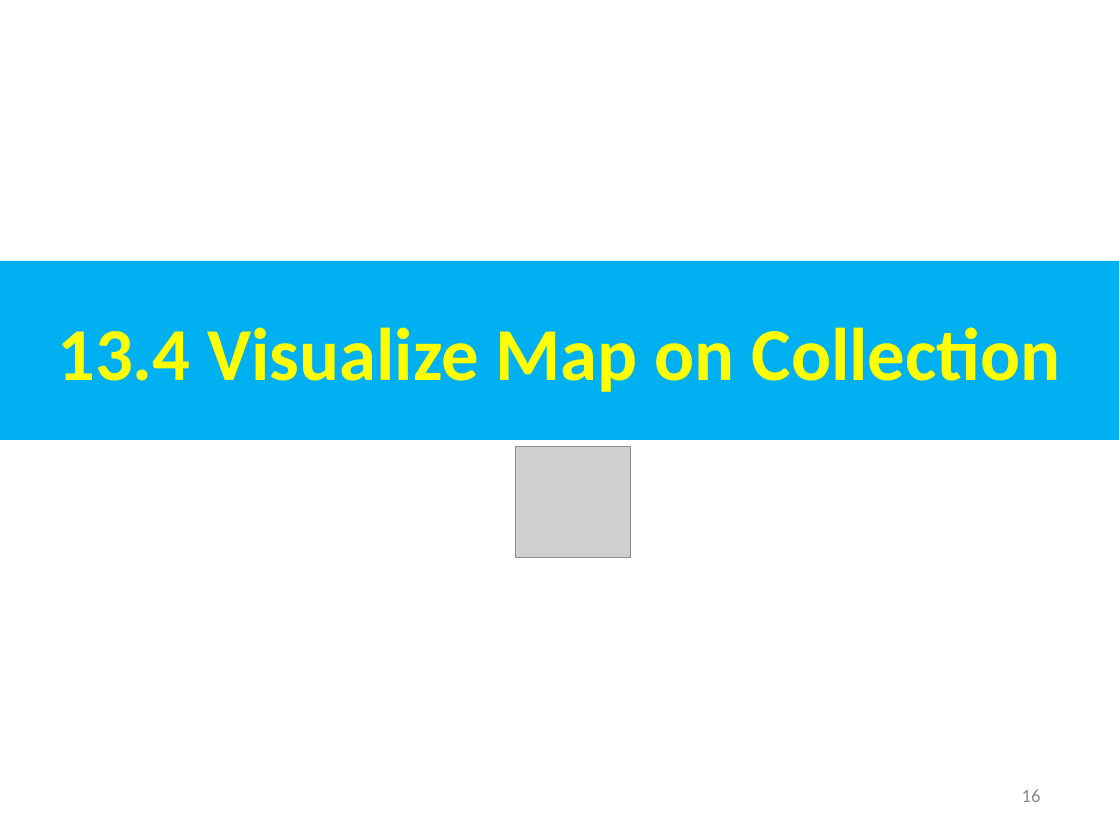
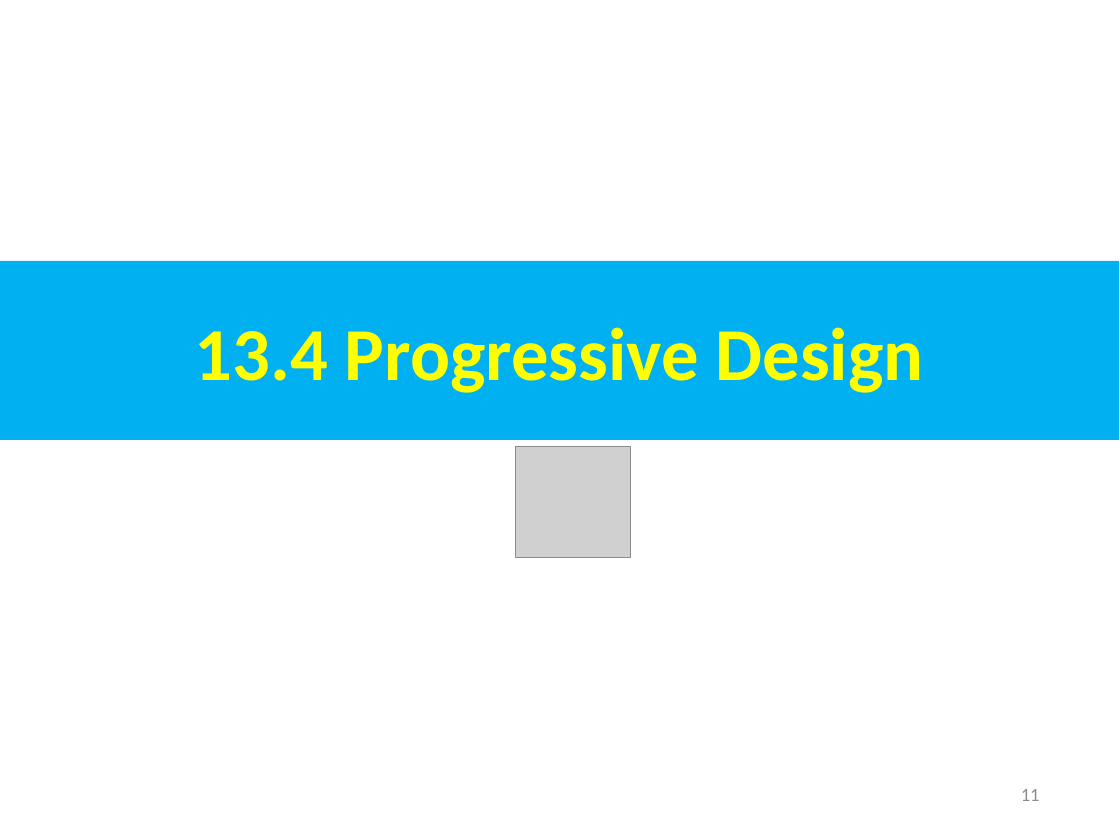
Before and after one commit to peterhchen/AIU_CS800_Chisel, a slide deck: slide 11 of 500_UCSC_HWD/013_Queue/001_Video/013.Queue.ppt (slide 16 before the commit). Drawn at 1120x840 pixels with LibreOffice and Linux fonts; fonts in the diff are those of the drawing; grey boxes stand for pictures. Boxes give left, top, right and bottom in pixels: in the first picture for what was removed or moved away, otherwise in the second. Text is boxed around its words. In the diff, an @@ line names an element or a change of style, - is before the commit and + after.

```diff
--- a/500_UCSC_HWD/013_Queue/001_Video/013.Queue.ppt
+++ b/500_UCSC_HWD/013_Queue/001_Video/013.Queue.ppt
@@ text in rectangle at (195, 327, 924, 393): text changed @@
-13.4 Visualize Map on Collection
+13.4 Progressive Design
@@ page number at (1021, 789, 1040, 801): text changed @@
-16
+11
```
Also in this commit, not shown: 20 other slides changed, 7 slides added, 30 slides removed.
